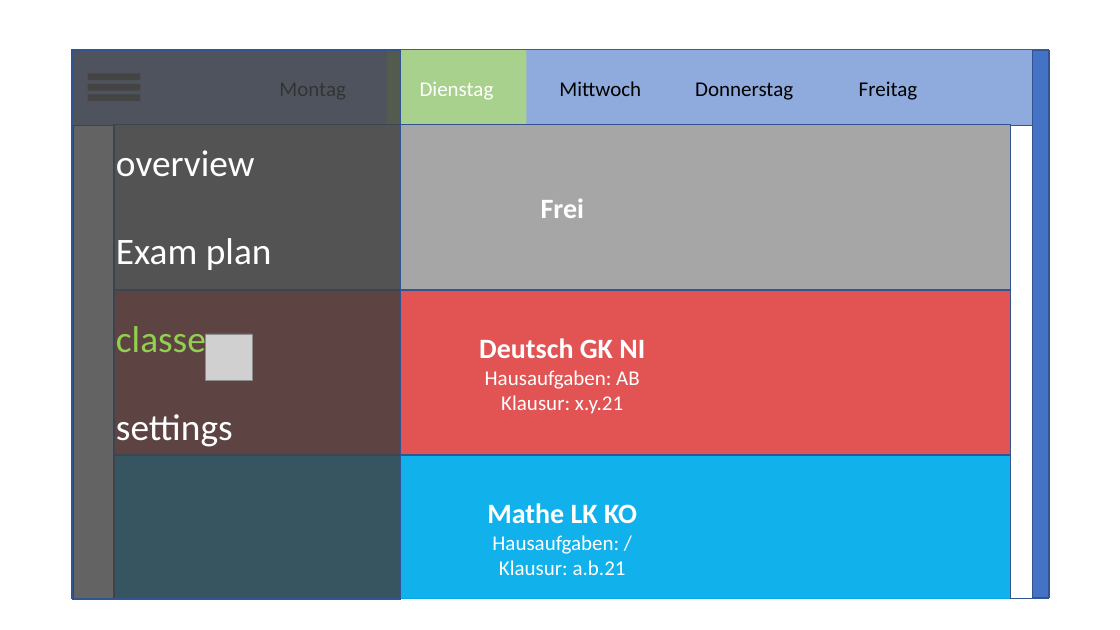
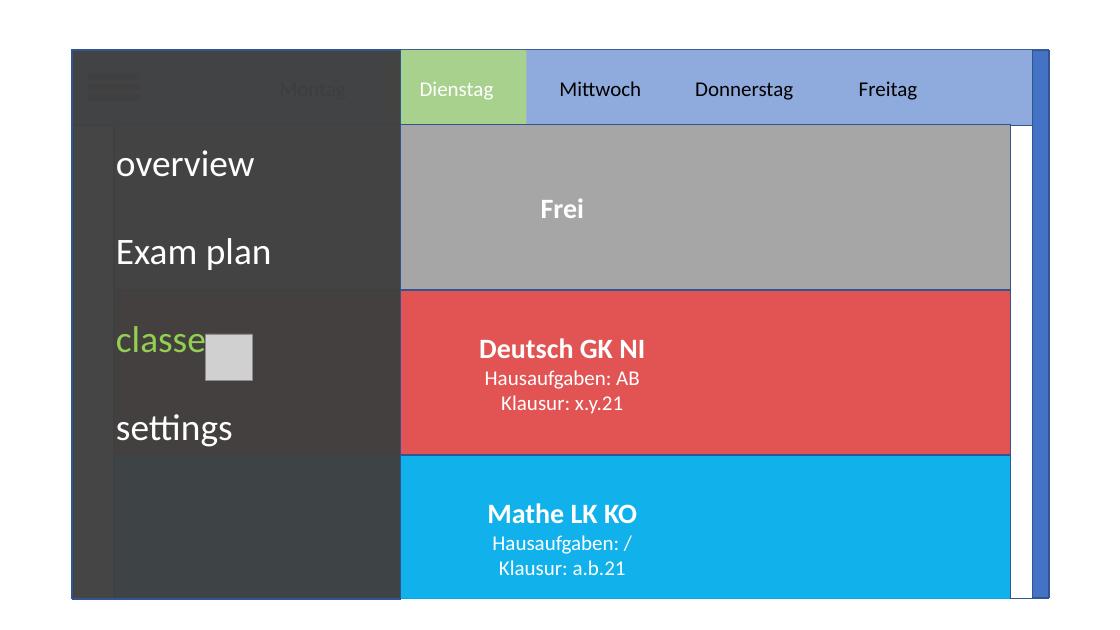
Before and after one commit to jeder49/Kursplaner, a slide deck: slide 10 of Technische Dokumentation.pptx. Drawn at 1120x630 pixels with LibreOffice and Linux fonts; fonts in the diff are those of the drawing; grey boxes stand for pictures. Boxes give left, top, right and bottom in pixels: in the first picture for what was removed or moved away, otherwise in the second. Text is boxed around its words. In the diff, an @@ line names an element or a change of style, - is before the commit and + after.

```diff
--- a/Technische Dokumentation.pptx
+++ b/Technische Dokumentation.pptx
@@ rectangle at box(73, 50, 401, 599): fill #404040 at 81% opacity to #404040 at 97% opacity @@
```
Also in this commit, not shown: 2 other slides changed, 1 slide added, 1 slide removed, 1 other file.
